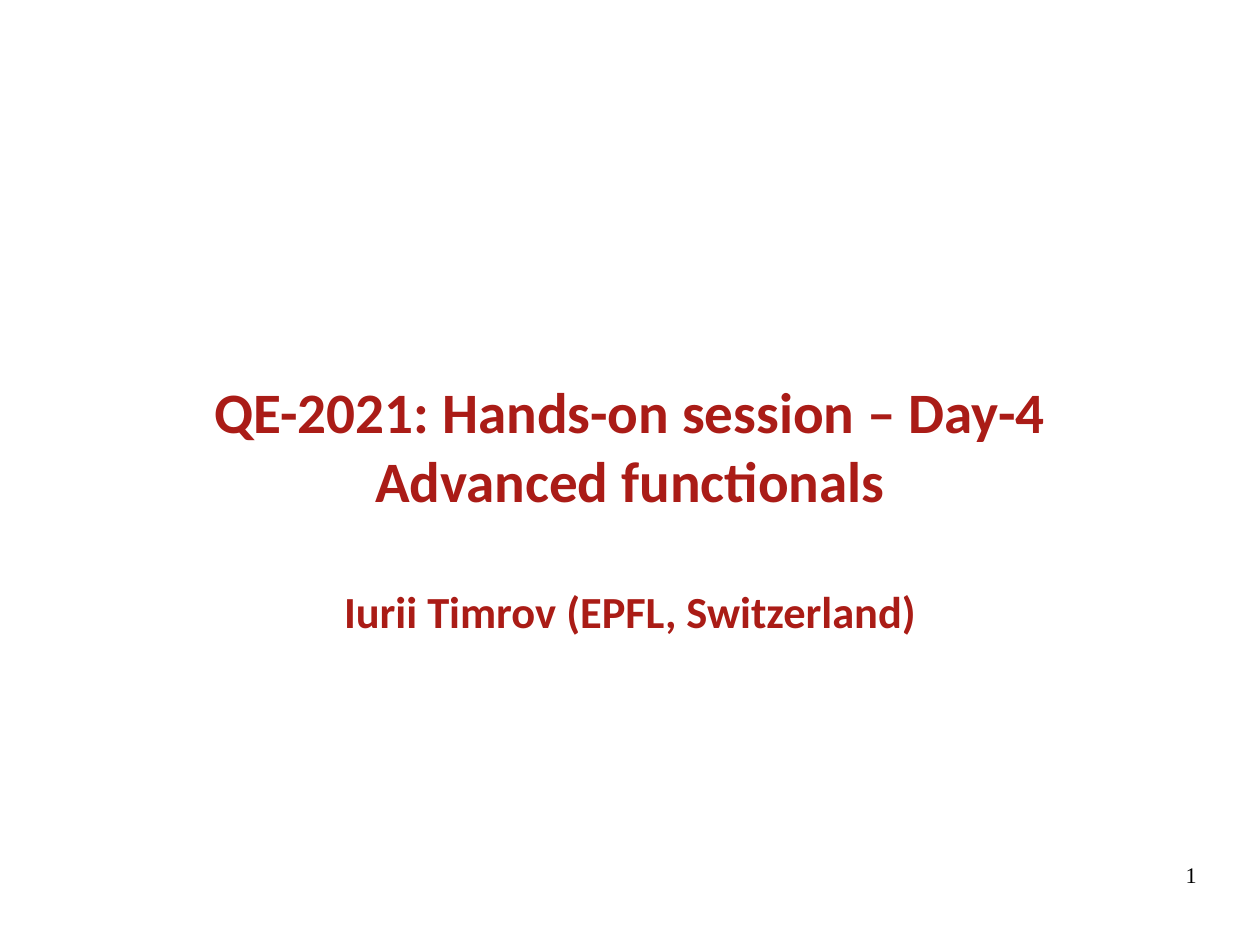
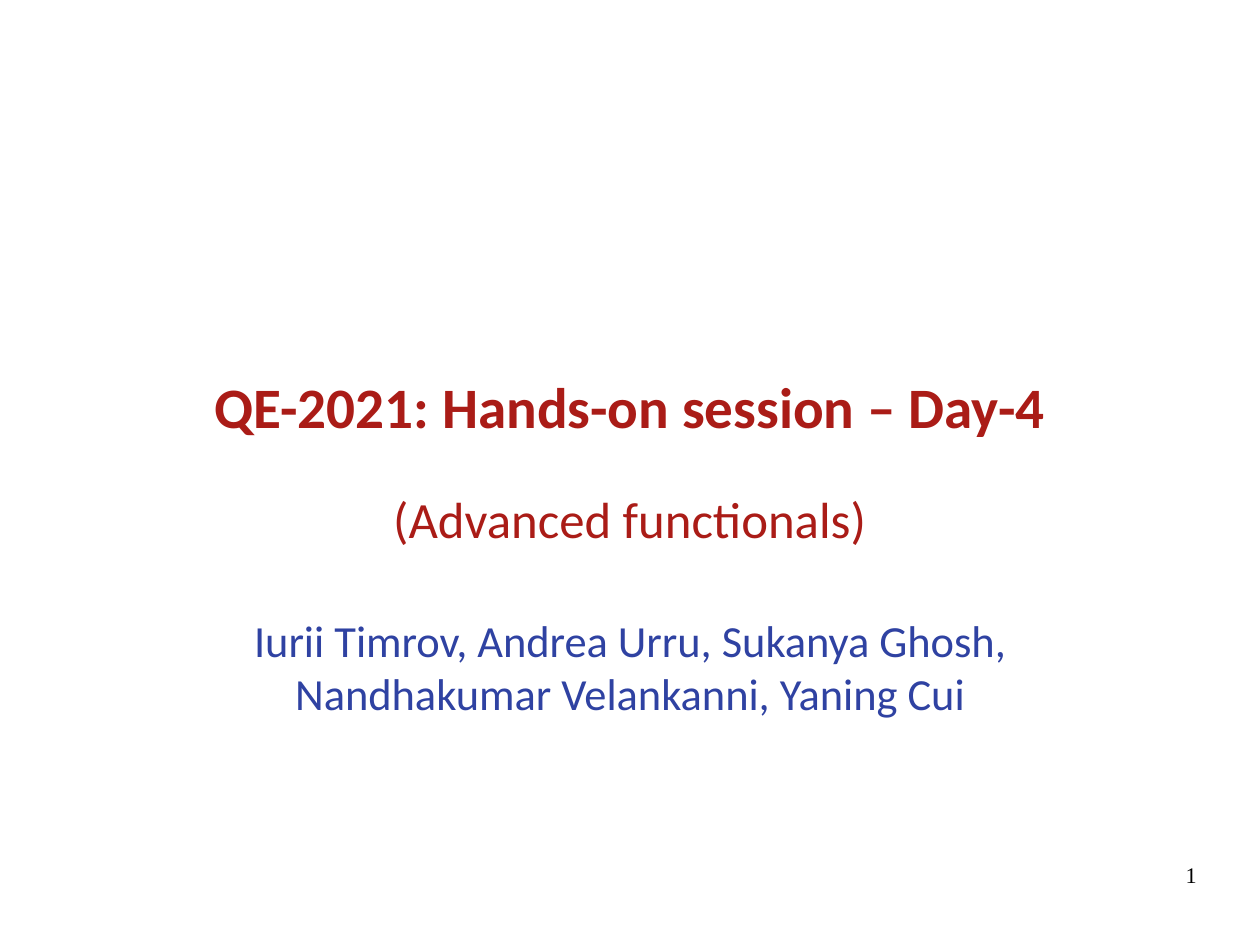
Before and after one commit to thepranab/materials-for-max-qe2021-online-school, a slide deck: slide 1 of slides.sources/handson-day4.odp. Drawn at 1260x945 pixels with LibreOffice and Linux fonts; fonts in the diff are those of the drawing; background and template pictures are left out. Boxes give left, top, right and bottom in pixels: in the first picture for what was removed or moved away, otherwise in the second. Text is boxed around its words. In the diff, an @@ line names an element or a change of style, - is before the commit and + after.

```diff
--- a/slides.sources/handson-day4.odp
+++ b/slides.sources/handson-day4.odp
@@ text at <box>375,462,884,503</box>: paragraph removed @@
-Advanced functionals
@@ free added at <box>318,483,943,555</box>, 32 pt, text #AA1C17 @@
+(Advanced functionals)
@@ text at <box>254,626,1005,718</box>: text changed; text colour #AA1C16 to #2F42A2; bold off @@
-Iurii Timrov (EPFL, Switzerland)
+Iurii Timrov, Andrea Urru, Sukanya Ghosh,
+Nandhakumar Velankanni, Yaning Cui
```
Also in this commit, not shown: 3 slides added, 1 other file.
